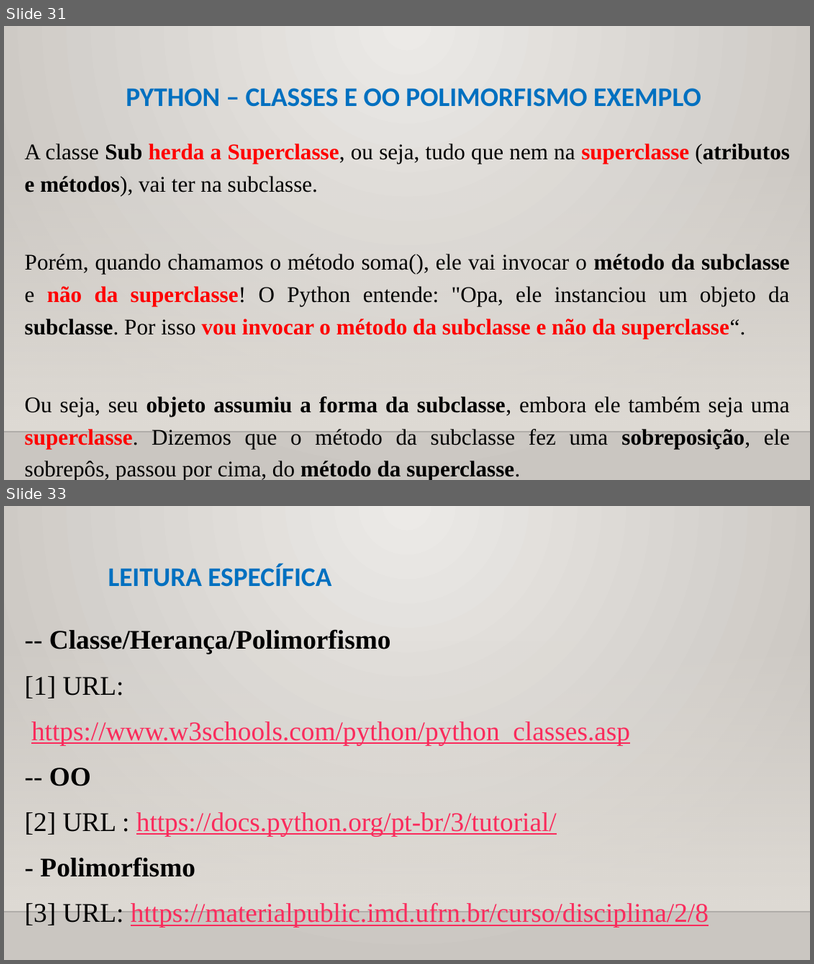
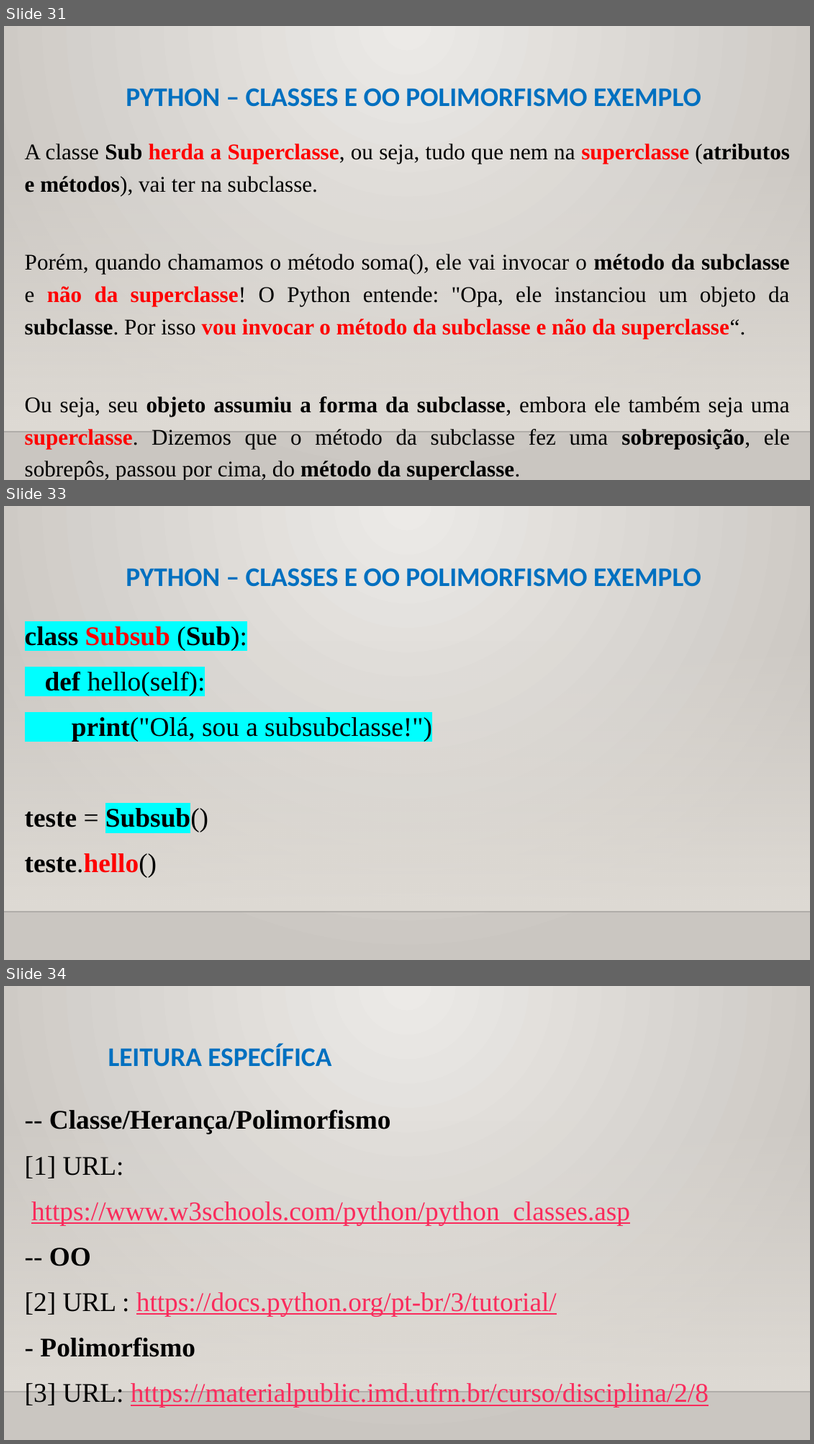
Before and after one commit to CloudEducationBrazil/WydenUniRuyPythonRAD, a slide deck: 01 Classes/Aula 11 RAD Python - Classes - Orientação a Objetos.pptx. Shown one above the other, each under a label of ours: slides 31 and 33 before the commit, slides 31, 33 and 34 after it; the slides between them are not shown. The pictures are 814x964 and 814x1444 pixels, drawn with LibreOffice and Linux fonts; fonts in the diff are those of the drawing; background and template pictures are left out. Boxes give left, top, right and bottom in pixels: in the first picture for what was removed or moved away, otherwise in the second. Text is boxed around its words. In the diff, an @@ line names an element or a change of style, - is before the commit and + after.

Commit message:
Python Exercs ...

```diff
--- a/01 Classes/Aula 11 RAD Python - Classes - Orientação a Objetos.pptx
+++ b/01 Classes/Aula 11 RAD Python - Classes - Orientação a Objetos.pptx
@@ slide 33 added at (4, 506, 810, 960), background picture (left out); not listed: 2 template elements that a slide beside it also shows @@
@@ title added at (126, 568, 702, 587), 24 pt, text #0070C0, bold @@
+PYTHON – CLASSES E OO POLIMORFISMO EXEMPLO
@@ text added at (25, 626, 432, 877), 24 pt, text #000000 @@
+class Subsub (Sub):
+def hello(self):
+print("Olá, sou a subsubclasse!")
+teste = Subsub()
+teste.hello()
@@ what was slide 33 is now slide 34 @@
```
Also in this commit, not shown: 5 slides changed, 4 other files.
